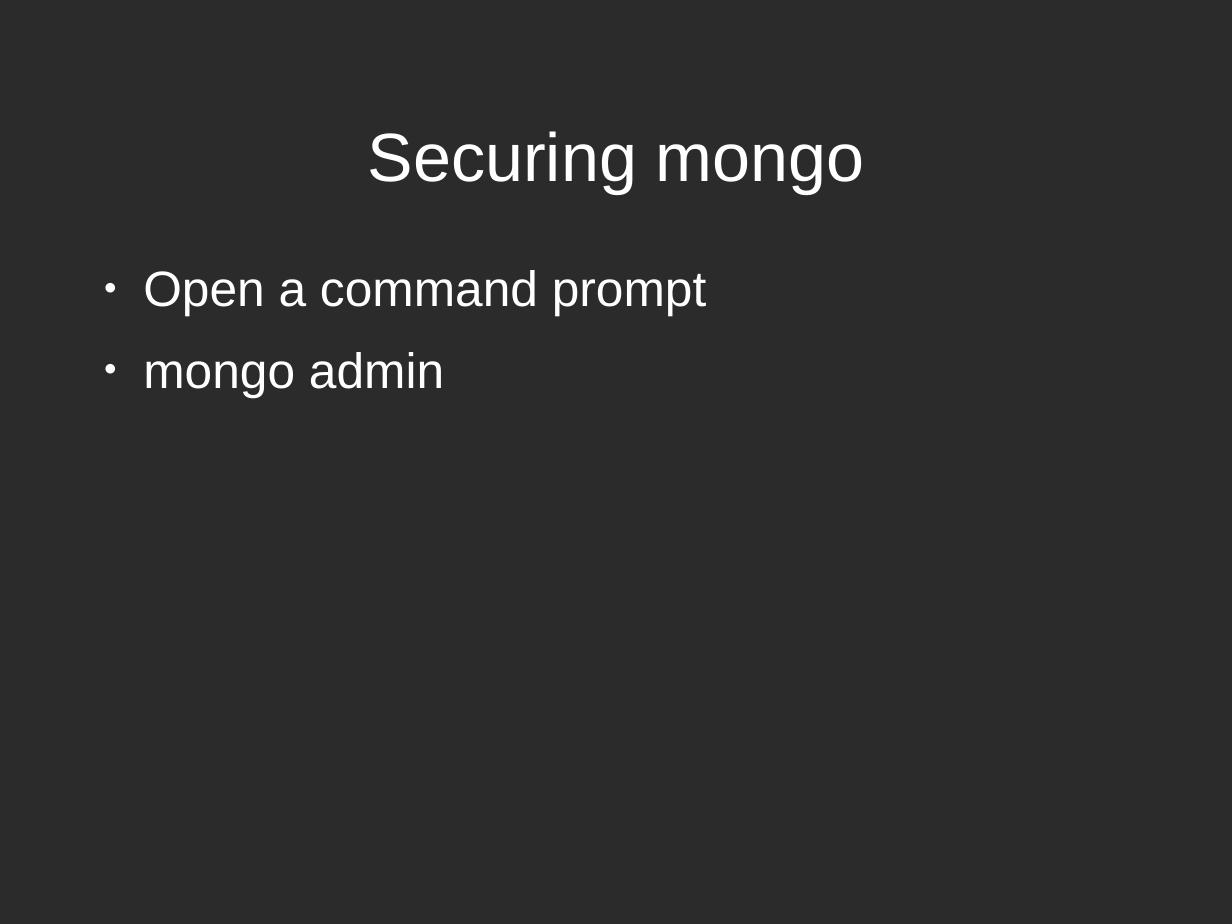
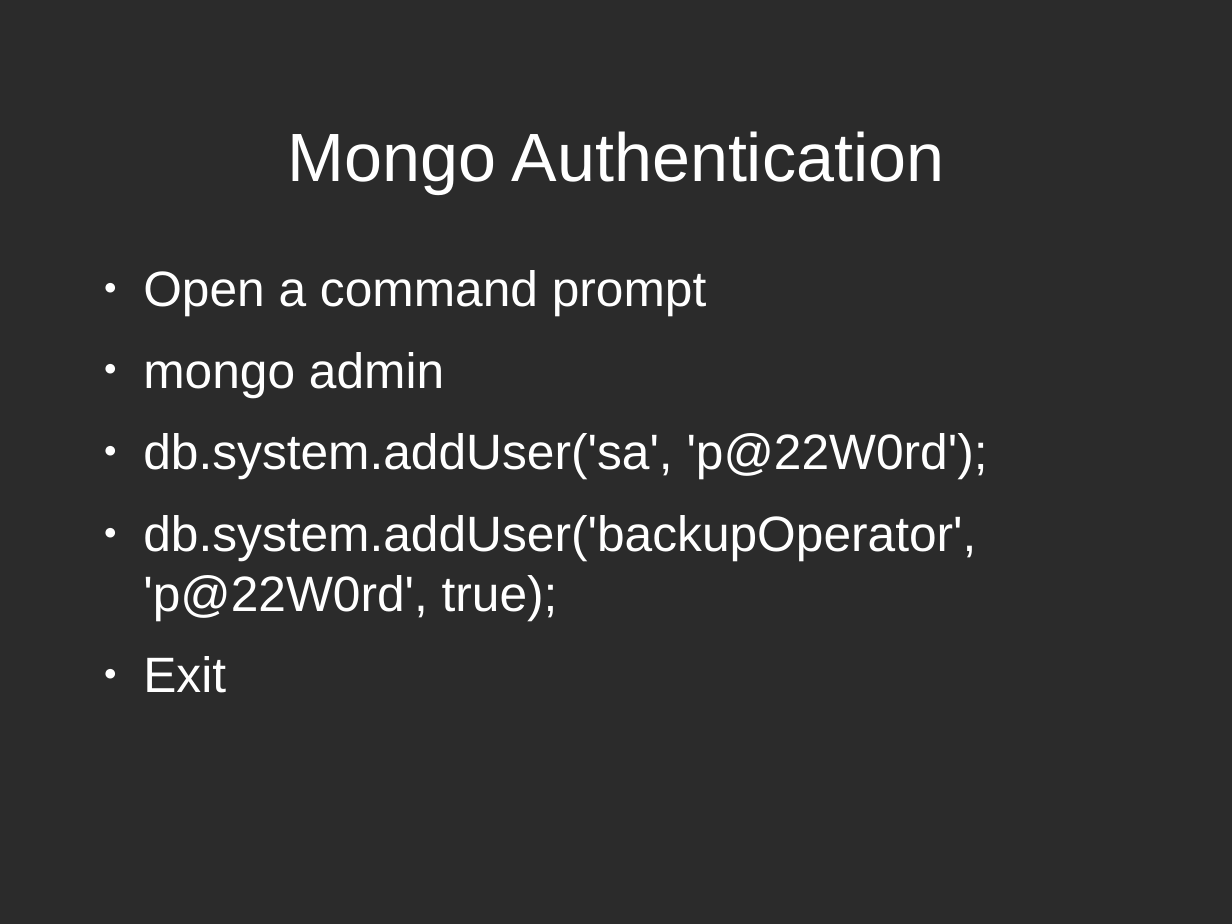
Before and after one commit to zippy1981/TalkMaterials, a slide deck: slide 14 of MongoMeetup/2010-July/Mongo Windows Administration for the Unix Programmer.odp (slide 13 before the commit). Drawn at 1232x924 pixels with LibreOffice and Linux fonts; fonts in the diff are those of the drawing; background and template pictures are left out; a plain dark background stands for a picture behind light text. Boxes give left, top, right and bottom in pixels: in the first picture for what was removed or moved away, otherwise in the second. Text is boxed around its words. In the diff, an @@ line names an element or a change of style, - is before the commit and + after.

Commit message:
Changes

```diff
--- a/MongoMeetup/2010-July/Mongo Windows Administration for the Unix Programmer.odp
+++ b/MongoMeetup/2010-July/Mongo Windows Administration for the Unix Programmer.odp
@@ title at (x1=288, y1=131, x2=944, y2=193): text changed @@
-Securing mongo
+Mongo Authentication
@@ text at (x1=143, y1=433, x2=988, y2=693): paragraphs added @@
+● db.system.addUser('sa', 'p@22W0rd');
+● db.system.addUser('backupOperator', 'p@22W0rd', true);
+● Exit
```
Also in this commit, not shown: 10 other slides changed, 13 slides added.
